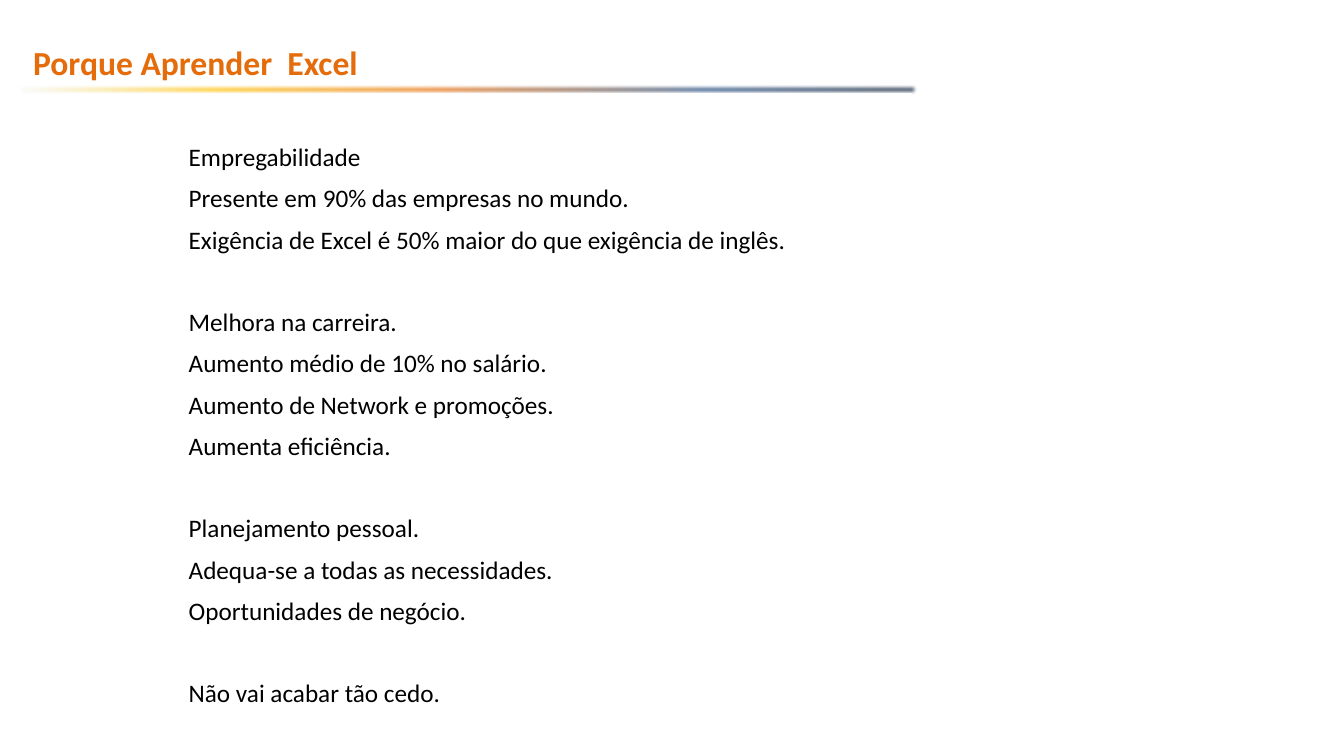
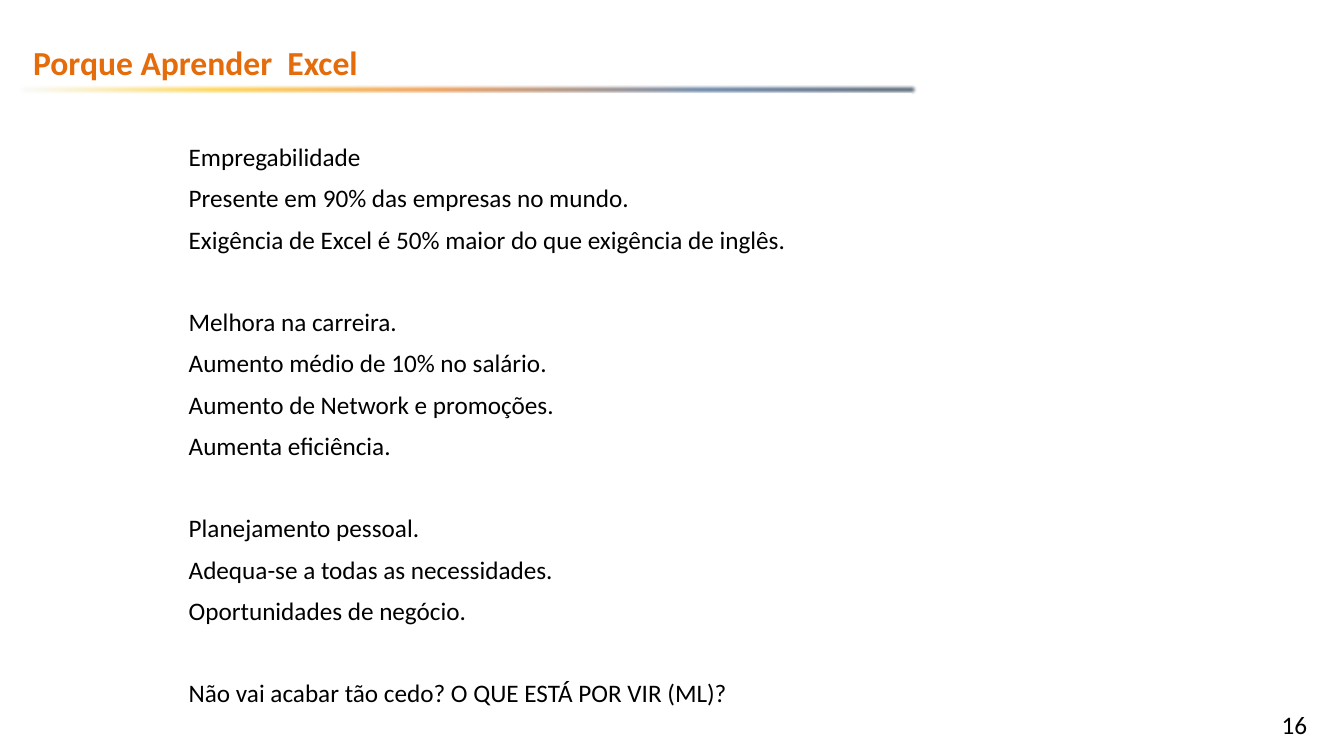
Before and after one commit to emerson-fenrir/Excel_Basico, a slide deck: slide 16 of Aula3.pptx (slide 13 before the commit). Drawn at 1344x756 pixels with LibreOffice and Linux fonts; fonts in the diff are those of the drawing; background and template pictures are left out. Boxes give left, top, right and bottom in pixels: in the first picture for what was removed or moved away, otherwise in the second. Text is boxed around its words. In the diff, an @@ line names an element or a change of style, - is before the commit and + after.

```diff
--- a/Aula3.pptx
+++ b/Aula3.pptx
@@ text at (189,682,726,706): text changed @@
-Não vai acabar tão cedo.
+Não vai acabar tão cedo? O QUE ESTÁ POR VIR (ML)?
@@ page number added at (1282,717,1308,735), 18 pt, text #000000 @@
+16
```
Also in this commit, not shown: 43 other slides changed, 3 slides added, 1 other file.
